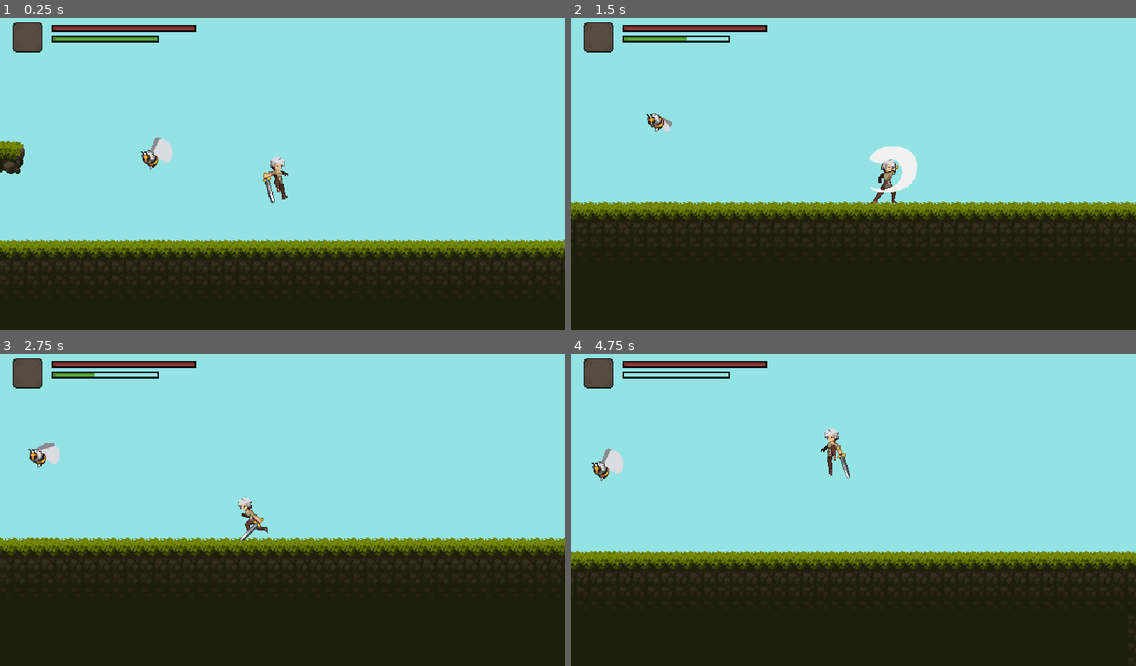
Above: before the commit, frames 1-4 (two rows, left to right).
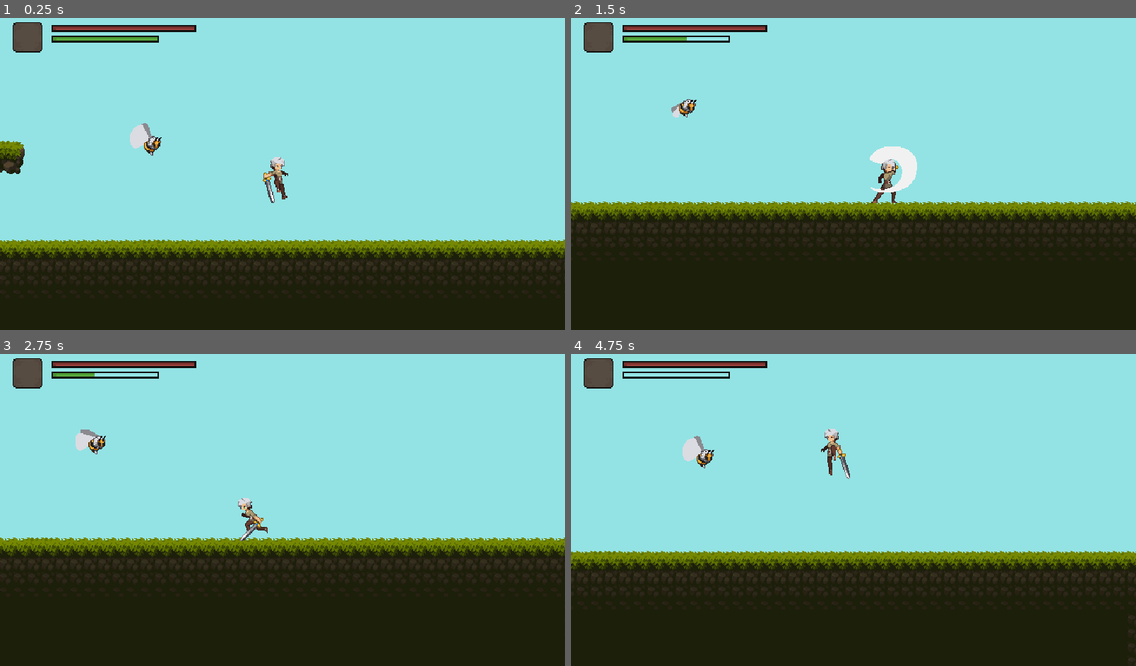
Above: after the commit, the same moments.

Repository: Dewin154/Project_Lynx
Game: Godot game, scene res://levels/test_level.tscn
The game is run twice, just before and just after one commit, with the same random seed, the same clock (stepped at 60 frames per second) and the same inputs.
Inputs:
- Up to frame 1 (0.25 s): no input
- Up to frame 2 (1.5 s): hold D (move_right) from 0.53 s (still down); tap Keypad 1 (attack) at 0.6, 1.35 s; tap W (jump) at 0.77 s
- Up to frame 3 (2.75 s): tap W (jump) at 1.52 s; release D (move_right) at 2.03 s; hold A (move_left) from 2.03 s (still down); tap Keypad 1 (attack) at 2.1 s
- Up to frame 4 (4.75 s): release A (move_left) at 2.78 s; hold D (move_right) 2.78-4.28 s; tap Keypad 1 (attack) at 2.85, 3.6, 4.35 s; tap W (jump) at 3.02, 3.77, 4.52 s; hold A (move_left) from 4.28 s (still down)

The runs differ from the first frame. In frame 1, 0.6% of the frame differs, in the area x 23-31%, y 33-49%; in frame 2, 0.3%; in frame 3, 0.6%; in frame 4, 0.7%, in the area x 3-26%, y 26-41%.

Commit message:
Minor Changes
- Added basic movement for Enemy Bee

Diff:
--- a/enemies/bee/bee.gd
+++ b/enemies/bee/bee.gd
@@ -1,5 +1,7 @@
 class_name Bee
 extends AbstractEnemies
+
+@onready var animated_sprite_2d: AnimatedSprite2D = $AnimatedSprite2D
 
 enum State {Fly, Attack, Hit}
 
@@ -9,7 +11,7 @@
 
 # Called when the node enters the scene tree for the first time.
 func _ready() -> void:
-	pass # Replace with function body.
+	animated_sprite_2d.flip_h = false if velocity.x > 0 else true
 
 
 # Called every frame. 'delta' is the elapsed time since the previous frame.
@@ -22,7 +24,10 @@
 
 # Controls the flying of the bee and as such the movement of the bee
 func move(delta: float):
-	pass
+	if velocity.x <= 25:
+		velocity.x += 1
+	temp = sin(position.x) + 150
+	position.y = temp
 
 func take_damage(damage):
 	pass
--- a/enemies/bee/bee.tscn
+++ b/enemies/bee/bee.tscn
@@ -113,7 +113,7 @@
 
 [node name="Bee" type="CharacterBody2D"]
 collision_layer = 2
-collision_mask = 2
+collision_mask = 4
 script = ExtResource("1_swn2f")
 
 [node name="AnimatedSprite2D" type="AnimatedSprite2D" parent="."]
--- a/player/player.gd
+++ b/player/player.gd
@@ -61,7 +61,7 @@
 func _on_animated_sprite_2d_animation_finished() -> void:
 	if animated_sprite_2d.animation == "attack1":
 		if attack_combo_available:
-			animated_sprite_2d.play("attack2")
+			animated_sprite_2d.play("attack2") # 1st Handling of attack2 Animation
 			attack_combo_available = false
 		else:
 			is_attacking = false
@@ -162,7 +162,7 @@
 		use_stamina(light_attack)
 		stamina_refill_timer.start()
 		if is_attacking and attack_combo_available:
-			animated_sprite_2d.play("attack2")
+			animated_sprite_2d.play("attack2") # 2nd Handling of attack2 Animation, redundancy? Otherwise it doesn't work
 			attack_combo_available = false
 		elif is_on_floor():
 			animated_sprite_2d.play("attack1")
@@ -178,7 +178,7 @@
 	if health <= 0 and current_state != State.Dead:
 		player_dead()
 
-# Handles player dying with animation, for now just demonstration purposes
+# Handles player dying with animation
 func player_dead():
 		is_dying = true
 		current_state = State.Dead
